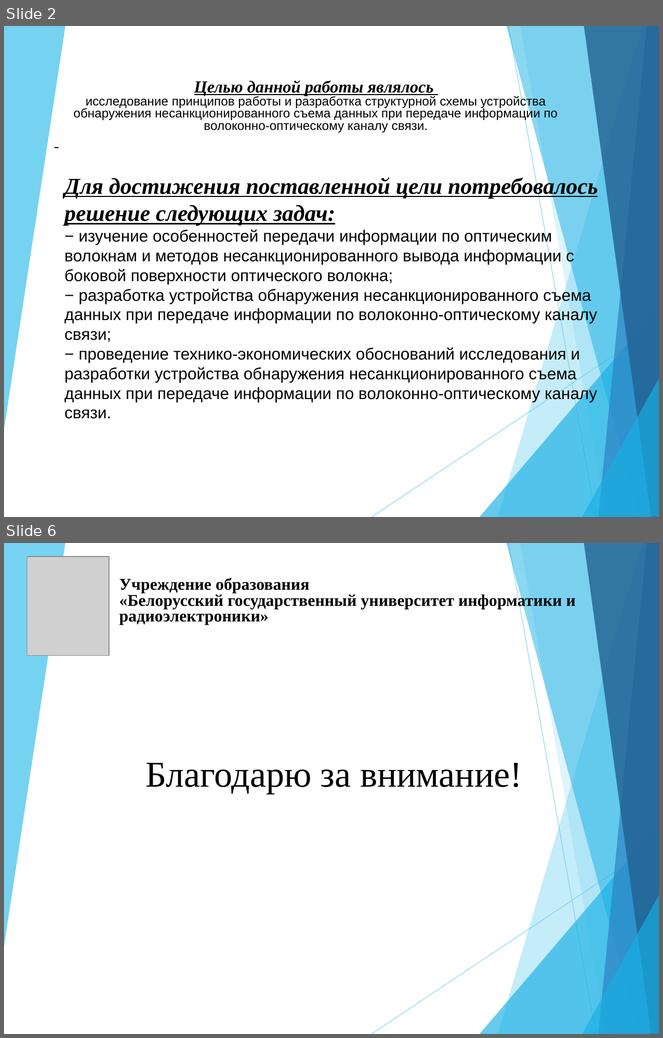
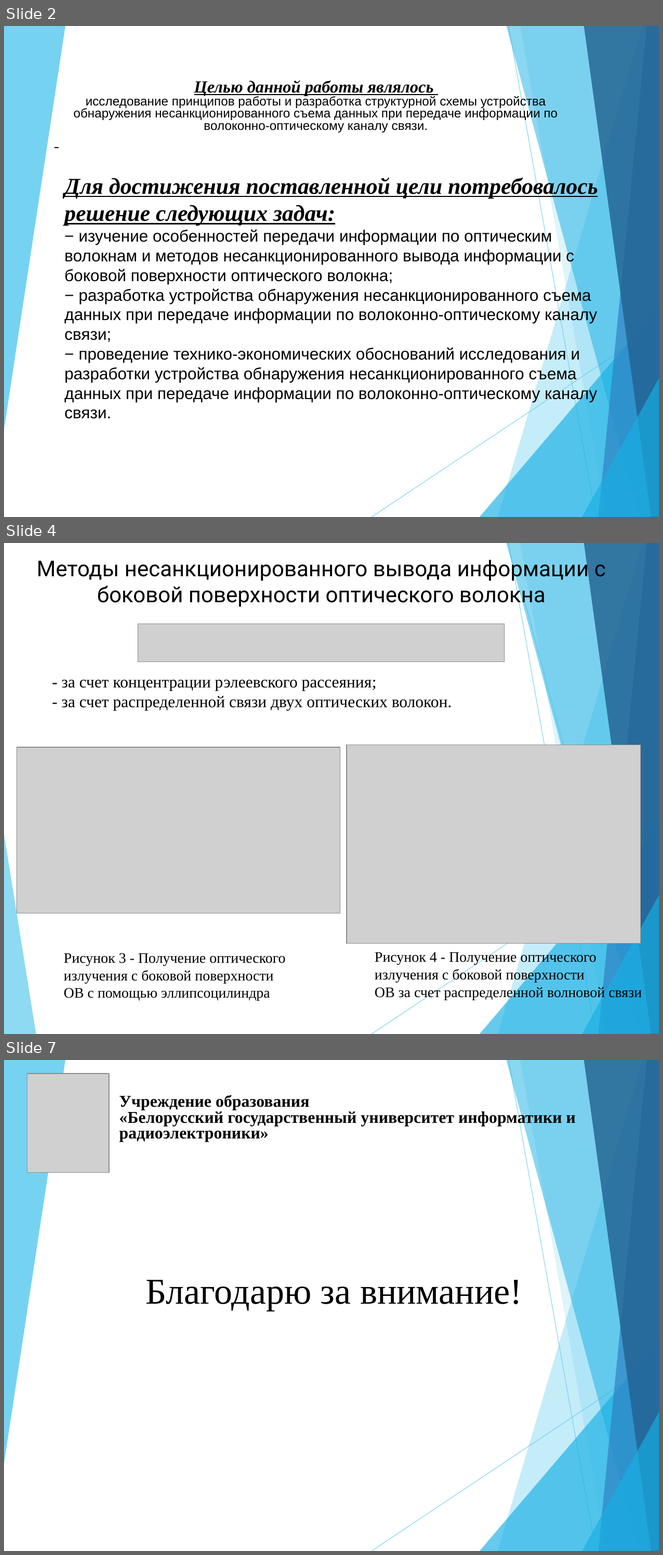
Before and after one commit to blackPrincess31/My_diplom, a slide deck: Доклад.ppt. Shown one above the other, each under a label of ours: slides 2 and 6 before the commit, slides 2, 4 and 7 after it; the slides between them are not shown. The pictures are 663x1038 and 663x1555 pixels, drawn with LibreOffice and Linux fonts; fonts in the diff are those of the drawing; grey boxes stand for pictures. Boxes give left, top, right and bottom in pixels: in the first picture for what was removed or moved away, otherwise in the second. Text is boxed around its words. In the diff, an @@ line names an element or a change of style, - is before the commit and + after.

```diff
--- a/Доклад.ppt
+++ b/Доклад.ppt
@@ slide 4 added at (4, 543, 659, 1034), background #FFFFFF; not listed: 9 template elements that a slide beside it also shows @@
@@ text added at (37, 556, 606, 608), 24 pt, text #000000 @@
+Методы несанкционированного вывода информации с боковой поверхности оптического волокна
@@ line added from (522, 593) to (595, 861), #5FCBEF 0.99 pt @@
@@ picture added at (138, 624, 505, 662) @@
@@ text added at (62, 680, 452, 710), 18 pt, text #000000 @@
+- за счет концентрации рэлеевского рассеяния;
+- за счет распределенной связи двух оптических волокон.
@@ picture added at (347, 745, 641, 943) @@
@@ picture added at (17, 747, 341, 914) @@
@@ freeform shape added at (4, 831, 36, 1034), fill #5FCBEF at 70% opacity @@
@@ text added at (64, 953, 285, 1001), 16 pt, text #000000 @@
+Рисунок 3 - Получение оптического излучения с боковой поверхности
+ОВ с помощью эллипсоцилиндра
@@ text added at (375, 951, 642, 1000), 16 pt, text #000000 @@
+Рисунок 4 - Получение оптического излучения с боковой поверхности
+ОВ за счет распределенной волновой связи
@@ what was slide 6 is now slide 7 @@
```
Also in this commit, not shown: 2 slides changed, 1 other slide added, 1 slide removed, 1 other file.
